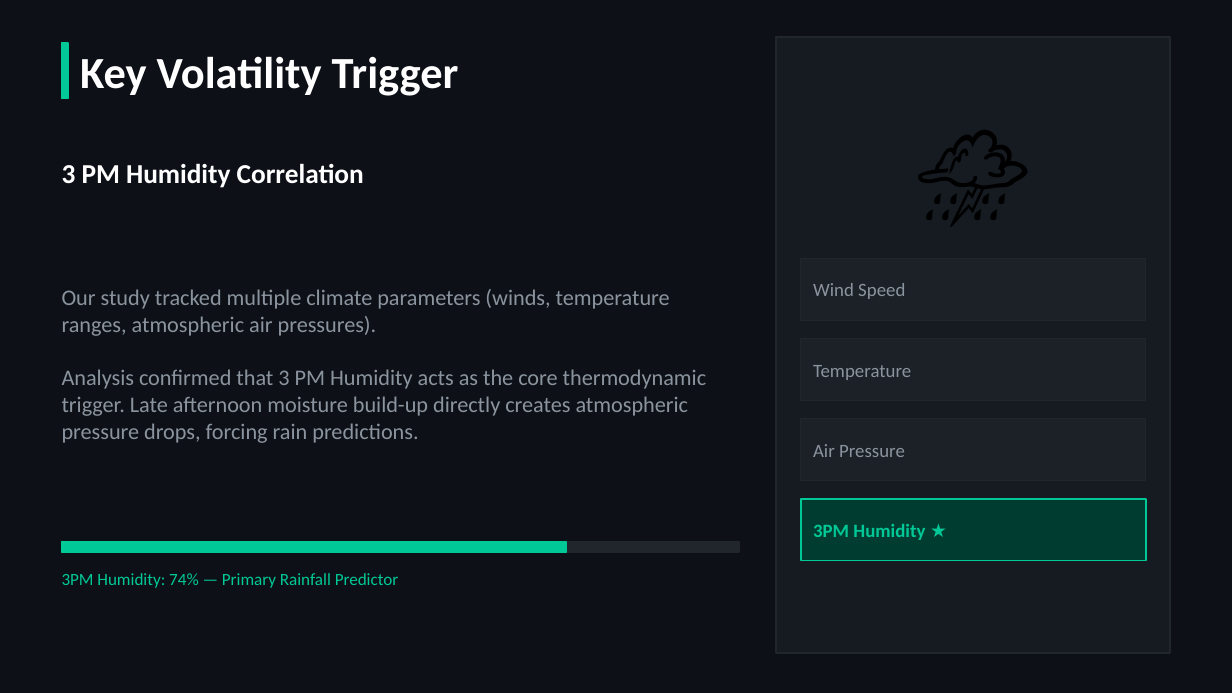
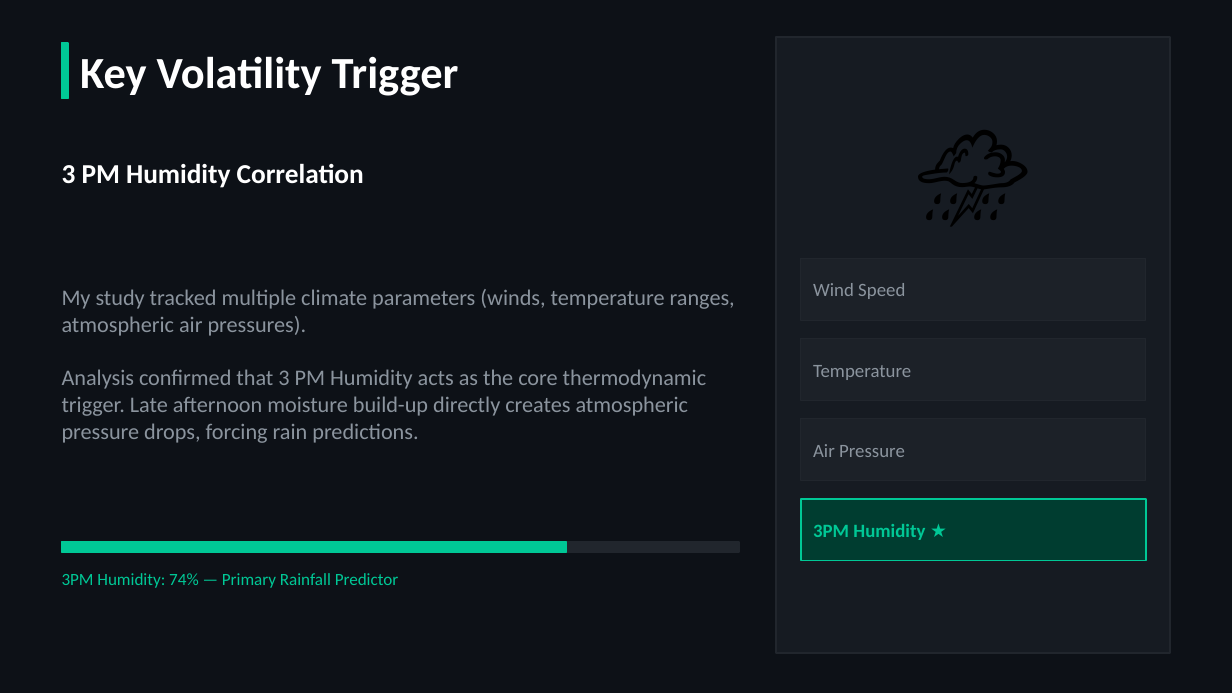
Before and after one commit to alexxksh/Big-Data-Weather-Analysis, a slide deck: slide 6 of weather_pipeline.pptx. Drawn at 1232x693 pixels with LibreOffice and Linux fonts; fonts in the diff are those of the drawing. Boxes give left, top, right and bottom in pixels: in the first picture for what was removed or moved away, otherwise in the second. Text is boxed around its words. In the diff, an @@ line names an element or a change of style, - is before the commit and + after.

```diff
--- a/weather_pipeline.pptx
+++ b/weather_pipeline.pptx
@@ text at [62, 289, 735, 336]: text changed @@
-Our study tracked multiple climate parameters (winds, temperature ranges, atmospheric air pressures).
+My study tracked multiple climate parameters (winds, temperature ranges, atmospheric air pressures).
```
Also in this commit, not shown: 3 other slides changed.
